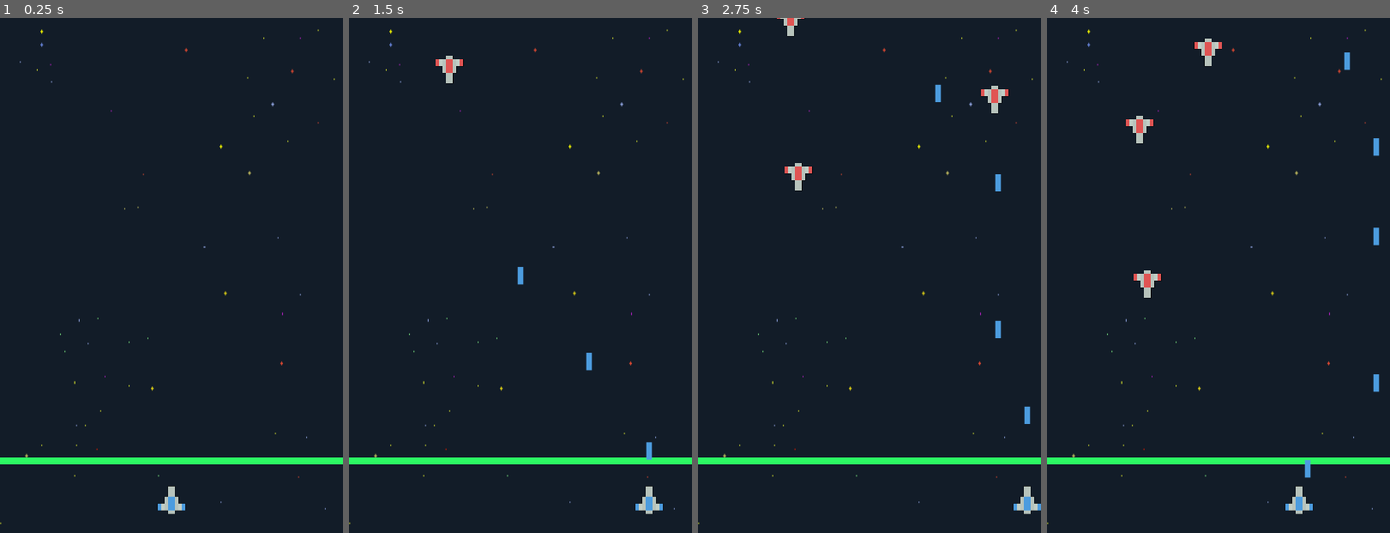
Above: before the commit, frames 1-4 (left to right).
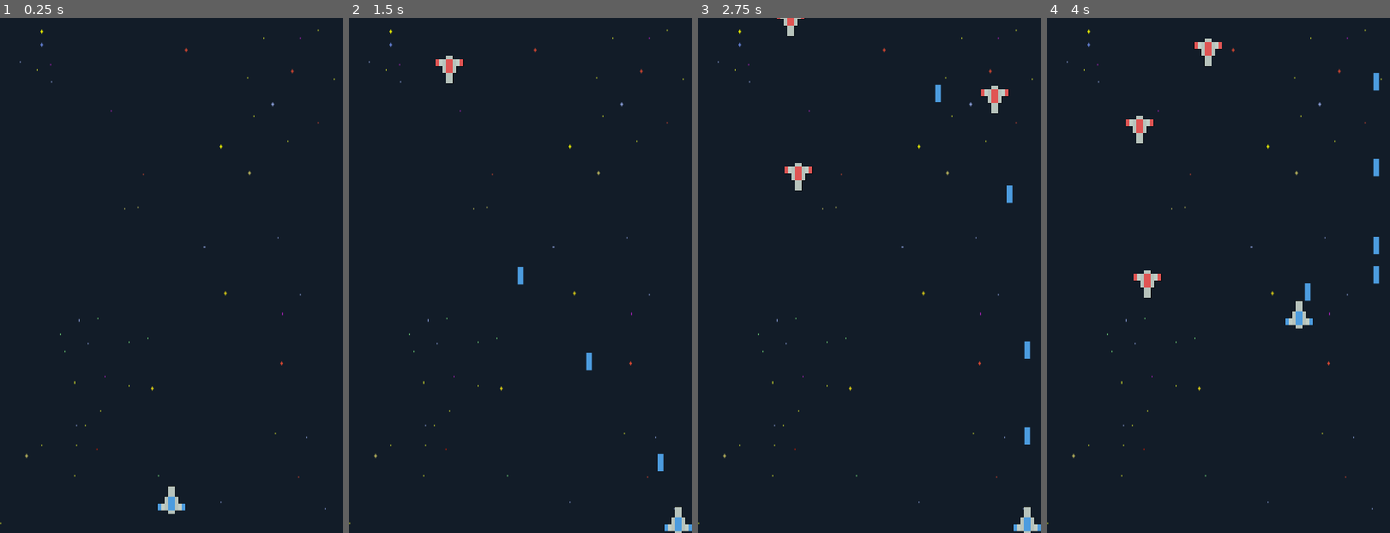
Above: after the commit, the same moments.

Repository: MuhammadLaraib-codes/SPACE-SHOOTER-GAME
Game: Godot game, scene res://main/GameManager_Node2d.tscn
Same seed, same stepped clock (60 frames per second), same inputs: the game is played once before the commit and once after it.
Inputs:
- Up to frame 1 (0.25 s): no input
- Up to frame 2 (1.5 s): tap Enter at 0.5 s; hold Right (PlayerMoveRight) 0.53-1.28 s; hold Space (PlayerShoot) 0.53-1.28 s; hold Down (PlayerMoveDown, bound only after the commit) from 1.28 s (still down); tap Space (PlayerShoot) at 1.35 s
- Up to frame 3 (2.75 s): release Down (PlayerMoveDown, bound only after the commit) at 2.03 s; hold Right (PlayerMoveRight) from 2.03 s (still down); hold Space (PlayerShoot) from 2.03 s (still down)
- Up to frame 4 (4 s): release Right (PlayerMoveRight) at 2.78 s; release Space (PlayerShoot) at 2.78 s; hold Up (PlayerMoveUp, bound only after the commit) 2.78-3.53 s; tap Space (PlayerShoot) at 2.85 s; hold Left (PlayerMoveLeft) from 3.53 s (still down); hold Space (PlayerShoot) from 3.53 s (still down)

The runs differ from the first frame. In frame 1, 1.3% of the frame differs, in the area x 0-100%, y 85-87%; in frame 2, 1.9%; in frame 3, 2.1%; in frame 4, 2.4%, in the area x 0-100%, y 6-97%.

Commit message:
Some bugs fixed.

Diff:
--- a/entities/players/Player_Node2D.gd
+++ b/entities/players/Player_Node2D.gd
@@ -2,7 +2,8 @@
 
 
 # Declare member variables here.
-var player_direction: = 0
+var player_direction_x_axis: = 0
+var player_direction_y_axis: = 0
 var player_speed: = 200
 var player_half_width = 16
 var bullet_scene = preload("res://entities/bullets/Bullet_Node2D.tscn")
@@ -25,17 +26,32 @@
 		get_parent().get_node("Bullets_Node").add_child(bullet_instance)
 
 	if Input.is_action_pressed("PlayerMoveLeft"):
-		player_direction = -1
+		player_direction_x_axis = -1
 
 	elif Input.is_action_pressed("PlayerMoveRight"):
-		player_direction = 1
+		player_direction_x_axis = 1
+
+	elif Input.is_action_pressed("PlayerMoveDown"):
+		player_direction_y_axis = 1
+
+	elif Input.is_action_pressed("PlayerMoveUp"):
+		player_direction_y_axis = -1
 
 	else:
-		player_direction = 0
+		player_direction_x_axis = 0
+		player_direction_y_axis = 0
 
-	position.x = clamp(position.x + delta * player_direction * player_speed, player_half_width, 400 - player_half_width)
+
+	position.x = clamp(position.x + delta * player_direction_x_axis * player_speed, player_half_width, 400 - player_half_width)
+	position.y = clamp(position.y + delta * player_direction_y_axis * player_speed, player_half_width + 20, 600 - player_half_width)
+
+
+
+
 
 
 func _on_PlayerBoundary_Area2D_area_entered(area: Area2D):
 	if area.name == "EnemyBoundary_Area2D":
+		area.get_parent().queue_free()
+		queue_free()
 		get_tree().paused = true
--- a/entities/players/Player_Node2D.tscn
+++ b/entities/players/Player_Node2D.tscn
@@ -9,3 +9,10 @@
 [node name="BlueShipSprite" type="Sprite" parent="."]
 scale = Vector2( 0.4, 0.4 )
 texture = ExtResource( 1 )
+
+[node name="PlayerBoundary_Area2D" type="Area2D" parent="."]
+
+[node name="CollisionPolygon2D" type="CollisionPolygon2D" parent="PlayerBoundary_Area2D"]
+polygon = PoolVector2Array( 0, -16, -16, 8, -16, 8, 16, 8, 16, 8 )
+
+[connection signal="area_entered" from="PlayerBoundary_Area2D" to="." method="_on_PlayerBoundary_Area2D_area_entered"]
--- a/main/GameManager_Node2d.tscn
+++ b/main/GameManager_Node2d.tscn
@@ -1,12 +1,8 @@
-[gd_scene load_steps=6 format=2]
+[gd_scene load_steps=4 format=2]
 
 [ext_resource path="res://entities/players/Player_Node2D.tscn" type="PackedScene" id=1]
 [ext_resource path="res://entities/enemies/enemy_generator/EnemyGenerator_Node.tscn" type="PackedScene" id=2]
-[ext_resource path="res://assets/horizontal_bar_green.png" type="Texture" id=3]
 [ext_resource path="res://assets/background-blue.png" type="Texture" id=4]
-
-[sub_resource type="RectangleShape2D" id=1]
-extents = Vector2( 208, 4 )
 
 [node name="GameManager_Node2d" type="Node2D"]
 
@@ -18,21 +14,8 @@
 [node name="Player_Node2D" parent="." instance=ExtResource( 1 )]
 position = Vector2( 200, 560 )
 
-[node name="PlayerBoundary_Area2D" type="Area2D" parent="."]
-
-[node name="CollisionShape2D" type="CollisionShape2D" parent="PlayerBoundary_Area2D"]
-position = Vector2( 200, 516 )
-shape = SubResource( 1 )
-
-[node name="HorizontalBarGreen" type="Sprite" parent="PlayerBoundary_Area2D"]
-position = Vector2( 200, 516 )
-scale = Vector2( 3.2, 0.799999 )
-texture = ExtResource( 3 )
-
 [node name="Bullets_Node" type="Node" parent="."]
 
 [node name="Enemies_Node" type="Node" parent="."]
 
 [node name="EnemyGenerator_Node" parent="." instance=ExtResource( 2 )]
-
-[connection signal="area_entered" from="PlayerBoundary_Area2D" to="Player_Node2D" method="_on_PlayerBoundary_Area2D_area_entered"]
--- a/project.godot
+++ b/project.godot
@@ -52,6 +52,16 @@
 "events": [ Object(InputEventKey,"resource_local_to_scene":false,"resource_name":"","device":0,"alt":false,"shift":false,"control":false,"meta":false,"command":false,"pressed":false,"scancode":32,"physical_scancode":0,"unicode":0,"echo":false,"script":null)
  ]
 }
+PlayerMoveUp={
+"deadzone": 0.5,
+"events": [ Object(InputEventKey,"resource_local_to_scene":false,"resource_name":"","device":0,"alt":false,"shift":false,"control":false,"meta":false,"command":false,"pressed":false,"scancode":16777232,"physical_scancode":0,"unicode":0,"echo":false,"script":null)
+ ]
+}
+PlayerMoveDown={
+"deadzone": 0.5,
+"events": [ Object(InputEventKey,"resource_local_to_scene":false,"resource_name":"","device":0,"alt":false,"shift":false,"control":false,"meta":false,"command":false,"pressed":false,"scancode":16777234,"physical_scancode":0,"unicode":0,"echo":false,"script":null)
+ ]
+}
 
 [physics]
 
